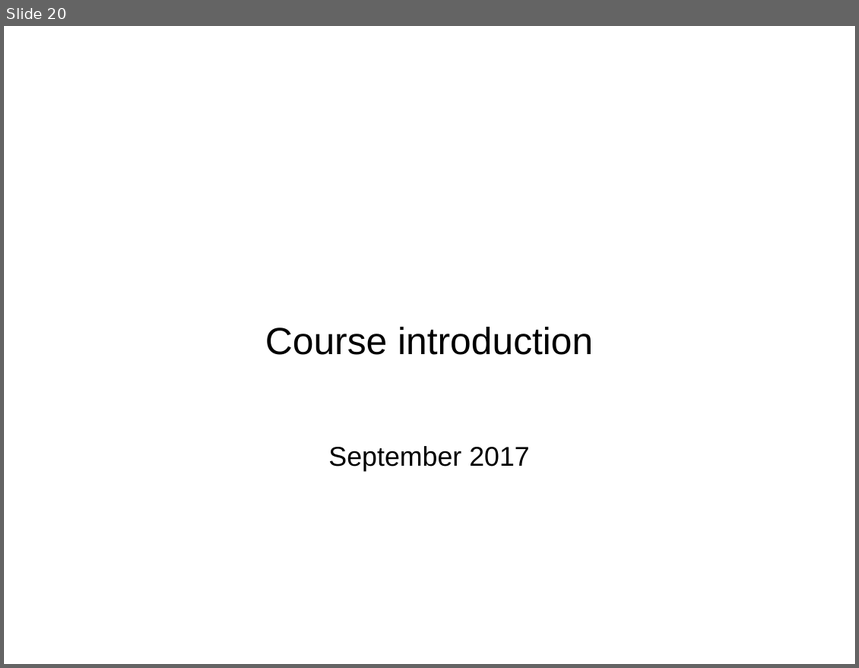
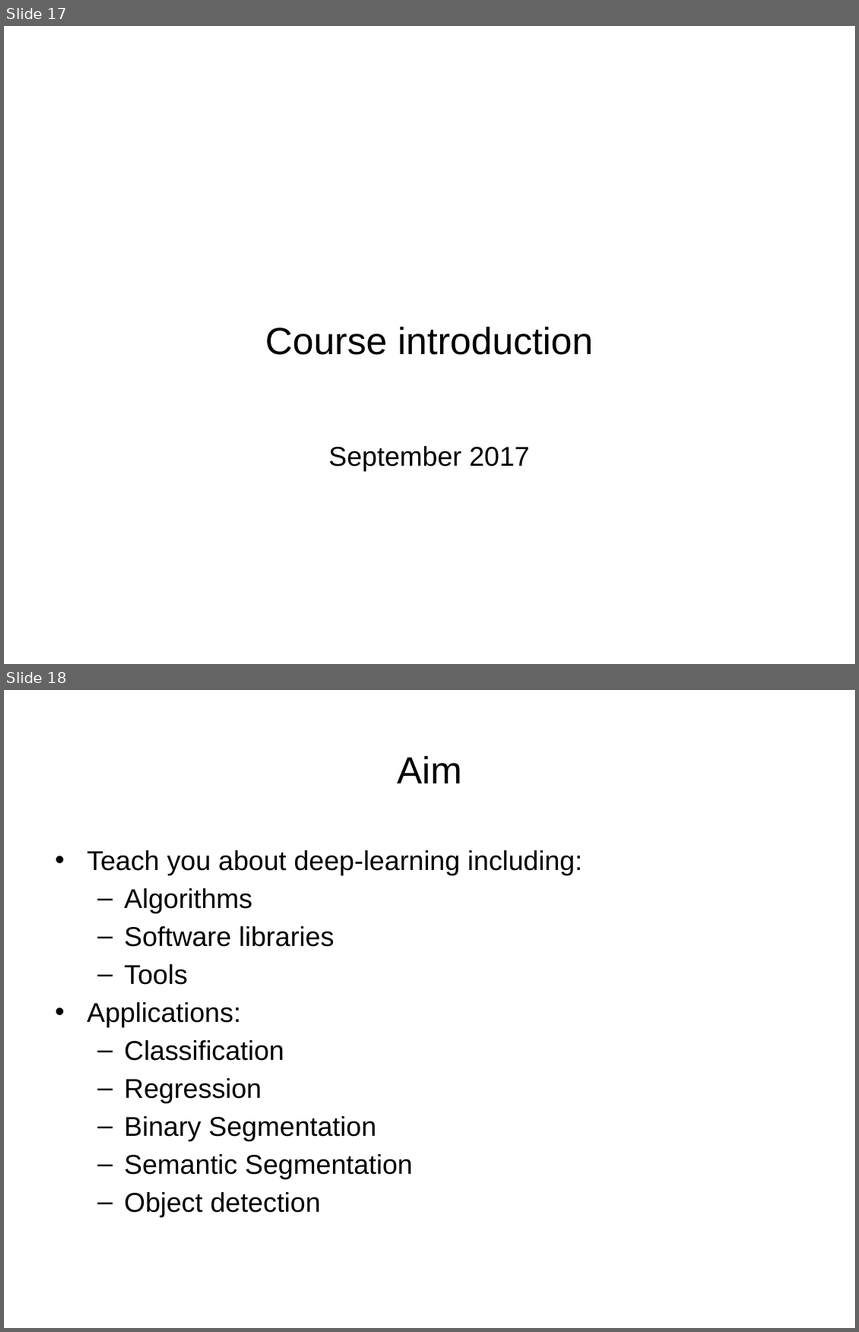
Before and after one commit to NHL-Hogeschool/minor-deep-learning, a slide deck: slides/2017-09-11 NHL Minor CVDS.pptx. Shown one above the other, each under a label of ours: slide 20 before the commit, slides 17 and 18 after it. The pictures are 859x668 and 859x1332 pixels, drawn with LibreOffice and Linux fonts; fonts in the diff are those of the drawing; background and template pictures are left out. Boxes give left, top, right and bottom in pixels: in the first picture for what was removed or moved away, otherwise in the second. Text is boxed around its words. In the diff, an @@ line names an element or a change of style, - is before the commit and + after.

```diff
--- a/slides/2017-09-11 NHL Minor CVDS.pptx
+++ b/slides/2017-09-11 NHL Minor CVDS.pptx
@@ slide 18 added at [4, 690, 855, 1328], background picture (left out); not listed: 1 template element that a slide beside it also shows @@
@@ title added at [397, 756, 462, 783], 32 pt, text #000000 @@
+Aim
@@ text added at [87, 850, 582, 1217], 23 pt, text #000000 @@
+• Teach you about deep-learning including:
+  – Algorithms
+  – Software libraries
+  – Tools
+• Applications:
+  – Classification
+  – Regression
+  – Binary Segmentation
+  – Semantic Segmentation
+  – Object detection
@@ what was slide 20 is now slide 17 @@
```
Also in this commit, not shown: 3 other slides added, 1 slide removed, 2 other files.
